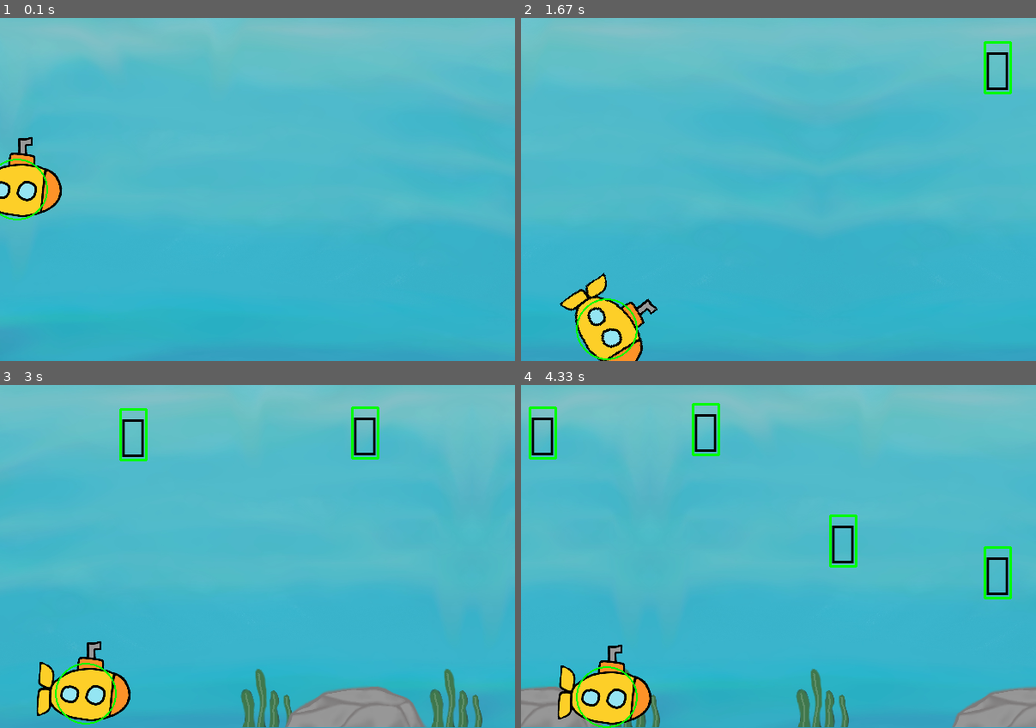
Above: before the commit, frames 1-4 (two rows, left to right).
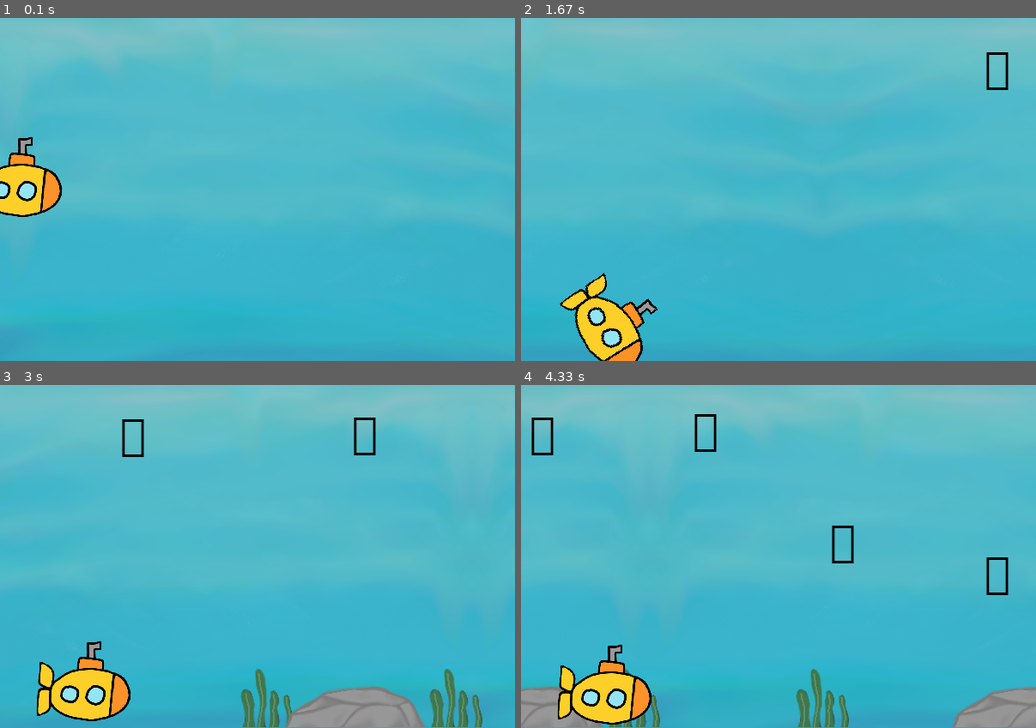
Above: after the commit, the same moments.

Repository: egwkim/Misc
Game: pygame game, started from 2022/09/environmental_game/game.py
The game is run twice, just before and just after one commit, with the same random seed, the same clock (stepped at 60 frames per second) and the same inputs.
Inputs:
- Up to frame 1 (0.1 s): no input
- Up to frame 2 (1.67 s): tap Space at 0.83, 1.23, 1.53 s
- Up to frame 3 (3 s): tap Space at 2.07, 2.37, 2.57, 2.87 s
- Up to frame 4 (4.33 s): tap Space at 3.47, 3.77, 3.9 s

The runs differ from the first frame. In frame 1, 0.1% of the frame differs, in the area x 0-10%, y 41-59%; in frame 2, 0.4%; in frame 3, 0.6%; in frame 4, 1.1%, in the area x 1-96%, y 5-100%.

Commit message:
Add thumbnail method

Diff:
--- a/2022/09/environmental_game/game.py
+++ b/2022/09/environmental_game/game.py
@@ -5,14 +5,16 @@
 import sys
 from pygame.locals import *
 
-
-def scale_vector(vector, scale) -> tuple:
-    return tuple(i*scale for i in vector)
-
+debug = False
 
 width = 600
 height = 400
 fps = 30
+
+
+def scale_vector(vector, scale) -> tuple:
+    return tuple(i*scale for i in vector)
+
 
 white = (255, 255, 255)
 black = (0,   0,   0)
@@ -50,16 +52,16 @@
 banana_size = (1280, 1280)
 banana_hitbox = ((410, -1040), (60, -300), (1250, -520))
 # Scale down
-scale = 0.2
-banana_size = scale_vector(banana_size, 0.2)
-banana_hitbox = (scale_vector(i, scale_vector) for i in banana_hitbox)
+scale = 0.05
+banana_size = scale_vector(banana_size, scale)
+banana_hitbox = (scale_vector(i, scale) for i in banana_hitbox)
 
 
 can_cooldown = (100, 100)
 # Original size and hitbox
 can_size = (636, 1050)
 # Scale down
-scale = 0.2
+scale = 0.05
 can_size = scale_vector(can_size, scale)
 
 
@@ -167,7 +169,8 @@
     player_rect.center = pos
 
     window.blit(rotated_player, player_rect)
-    pygame.draw.circle(window, green, pos, player_radious, 2)
+    if debug:
+        pygame.draw.circle(window, green, pos, player_radious, 2)
 
 
 def render_obstacle(pos, color=black):
@@ -176,7 +179,8 @@
     obstacle_rect.center = pos
 
     window.blit(obstacle, obstacle_rect)
-    draw_rect_angle(window, obstacle_rect, pos, 0, green)
+    if debug:
+        draw_rect_angle(window, obstacle_rect, pos, 0, green)
 
 
 def render_item(pos, color=black):
@@ -426,5 +430,18 @@
     sys.exit()
 
 
+def thumbnail():
+    window.fill(white)
+    window.blit(imgs['bg'], (0, 0))
+    window.blit(imgs['rock'], (width / 2, height - rock_size[1]))
+    window.blit(imgs['kelp'], (width / 3 - 20, height - kelp_size[1]))
+    window.blit(imgs['kelp'], (width / 2 + 40, height - kelp_size[1]))
+    window.blit(imgs['can'], (width / 2, height / 3))
+    render_player((100, height/2), 10)
+    pygame.display.update()
+    for i in range(fps * 3):
+        clock.tick(fps)
+
+
 if __name__ == '__main__':
     main()
